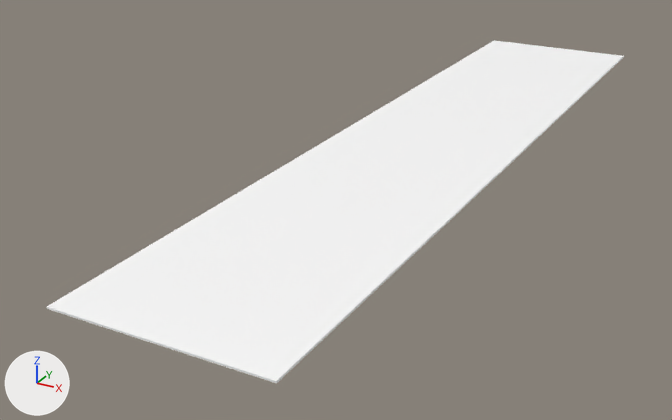
A saved change to the glTF model assets/synty/simple_fantasy_interiors/models/SM_Prop_Rug_Large_01.glb.
Before and after are seen from a 50 mm lens placed at (0.0495, -0.1184, 0.0451), pointed at (-0.01, -0.0101, -0.009). Every picture has the same lights, and +X, +Y and +Z are marked at lower left.

The older version as bpy lines, for what is in view:
```python
mat_lambert1 = principled_material('lambert1')
mat_lambert1.base_color = (1.0, 1.0, 1.0)  # white #ffffff
mat_lambert1.roughness = 0.553
me_mesh = bpy.data.meshes.new('Mesh')
me_mesh.from_pydata(...)  # 20 vertices, 34 faces; spans x -0.0131..0.0131, y -0.0626..0.0626, z 0.0..0.0002
me_mesh.materials.append(mat_lambert1)  # white #ffffff
ob_sm_prop_rug_large_01 = bpy.data.objects.new('SM_Prop_Rug_Large_01', me_mesh)
ob_sm_prop_rug_large_01.location = (0.0, 0.0, 0.0)
```
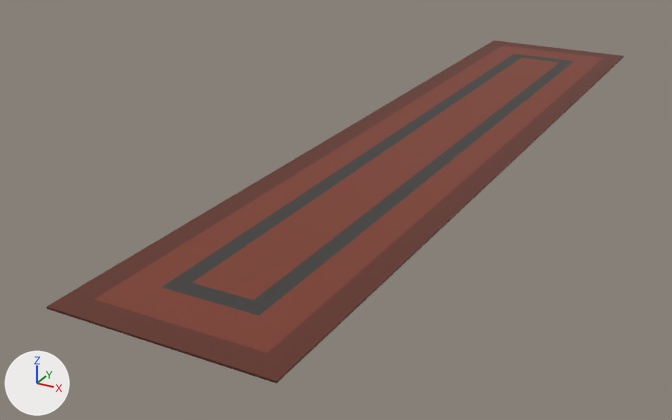
What the commit changed:
Picture 'SimpleFantasyInteriorsTexture' (img_simplefantasyinteriorstexture) is new.
In material 'lambert1' (mat_lambert1), base_color is no longer (1.0, 1.0, 1.0), white #ffffff.
In material 'lambert1' (mat_lambert1), texture is now set to img_simplefantasyinteriorstexture.

Changed parts and their boxes (x1, y1, x2, y2) in the pictures (672 x 420 px):
'SM_Prop_Rug_Large_01', surface changed (white to brown): (46, 40, 624, 383) in both
